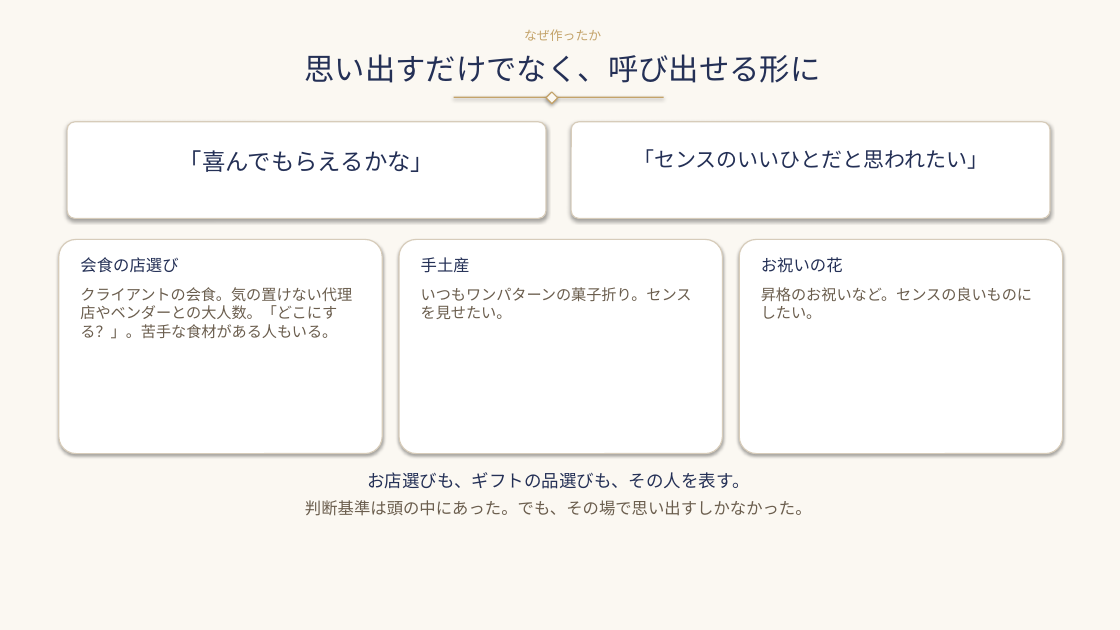
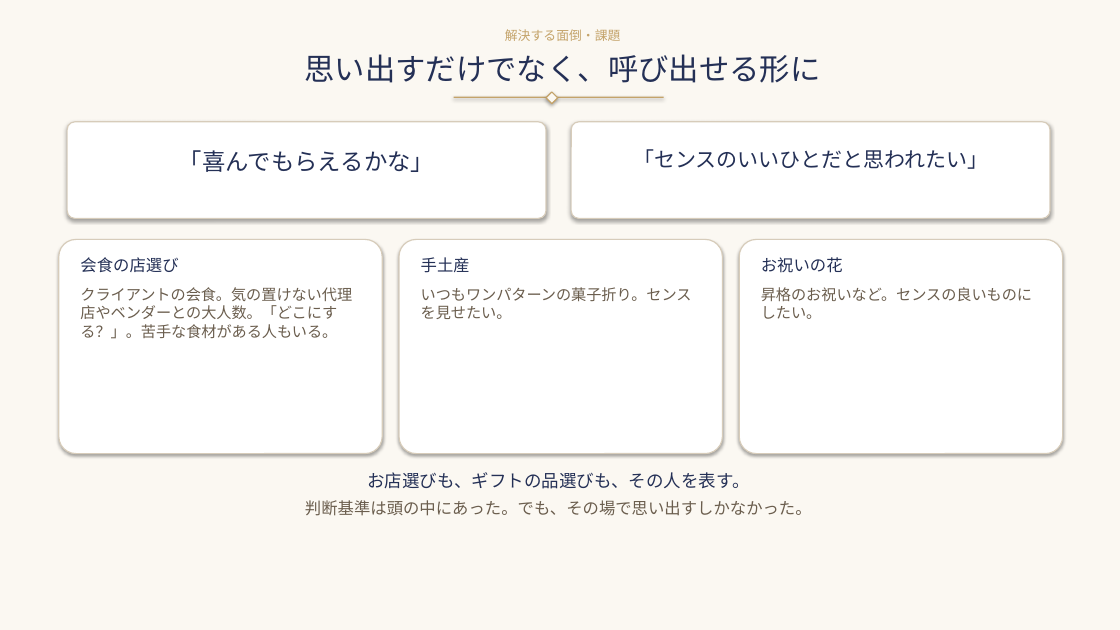
Before and after one commit to michijiro-glitch/ms-omotenashi-concierge, a slide deck: slide 2 of 卒業発表_MsOmotenashiConcierge.pptx. Drawn at 1120x630 pixels with LibreOffice and Linux fonts; fonts in the diff are those of the drawing. Boxes give left, top, right and bottom in pixels: in the first picture for what was removed or moved away, otherwise in the second. Text is boxed around its words. In the diff, an @@ line names an element or a change of style, - is before the commit and + after.

```diff
--- a/卒業発表_MsOmotenashiConcierge.pptx
+++ b/卒業発表_MsOmotenashiConcierge.pptx
@@ text at [505,29,621,41]: text changed @@
-なぜ作ったか
+解決する面倒・課題
```
Also in this commit, not shown: 3 other slides changed, 1 slide added, 1 slide removed, 6 other files.
